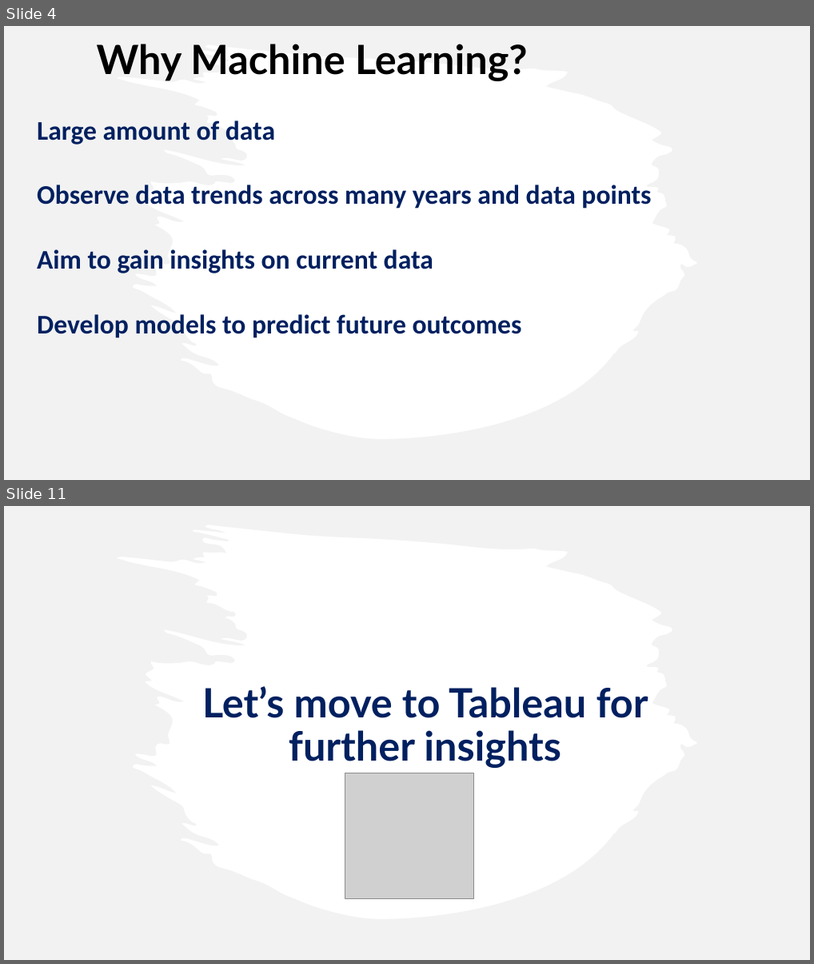
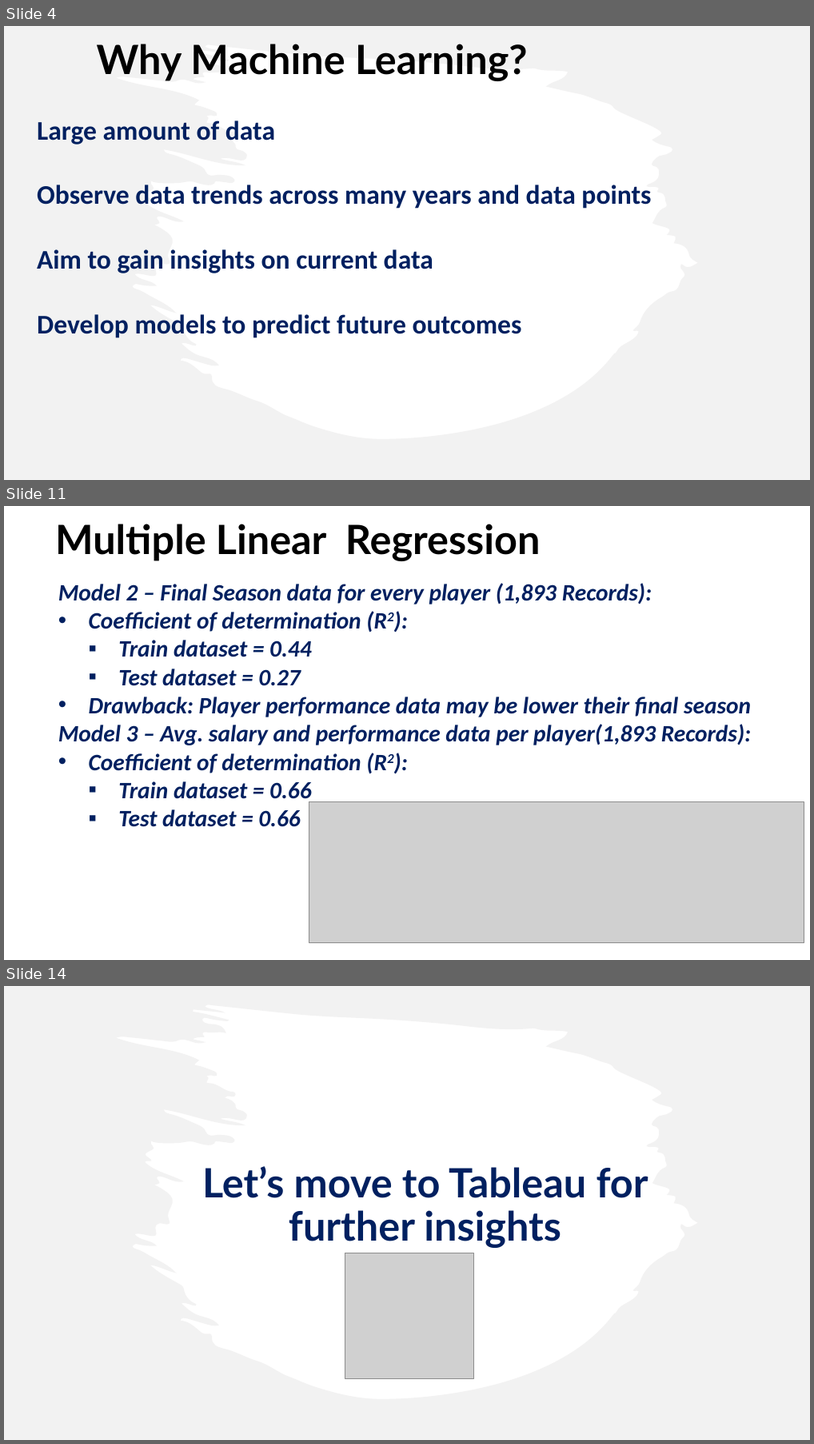
Before and after one commit to caitbeatty/nba_machine_learning, a slide deck: NBAPresentation.pptx. Shown one above the other, each under a label of ours: slides 4 and 11 before the commit, slides 4, 11 and 14 after it; the slides between them are not shown. The pictures are 814x964 and 814x1444 pixels, drawn with LibreOffice and Linux fonts; fonts in the diff are those of the drawing; grey boxes stand for pictures. Boxes give left, top, right and bottom in pixels: in the first picture for what was removed or moved away, otherwise in the second. Text is boxed around its words. In the diff, an @@ line names an element or a change of style, - is before the commit and + after.

```diff
--- a/NBAPresentation.pptx
+++ b/NBAPresentation.pptx
@@ slide 11 added at box(4, 506, 810, 960), background #FFFFFF @@
@@ text added at box(55, 524, 541, 560), 48 pt, text #000000, bold @@
+Multiple Linear Regression
@@ text added at box(58, 583, 751, 827), 28 pt, text #002060, bold, italic @@
+Model 2 – Final Season data for every player (1,893 Records):
+• Coefficient of determination (R2):
+  ▪ Train dataset = 0.44
+  ▪ Test dataset = 0.27
+• Drawback: Player performance data may be lower their final season
+Model 3 – Avg. salary and performance data per player(1,893 Records):
+• Coefficient of determination (R2):
+  ▪ Train dataset = 0.66
+  ▪ Test dataset = 0.66
@@ picture added at box(309, 802, 804, 942) @@
@@ what was slide 11 is now slide 14 @@
```
Also in this commit, not shown: 3 slides changed, 5 other slides added, 3 slides removed, 2 other files.
